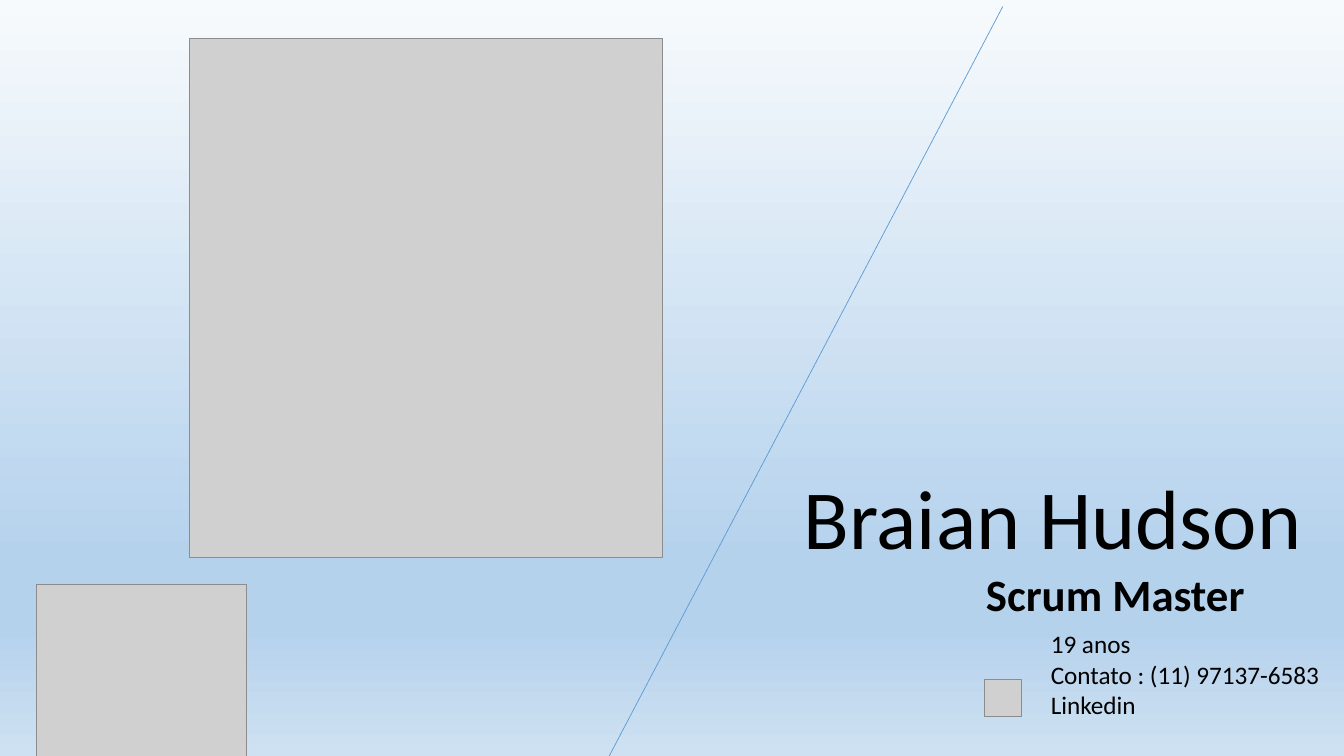
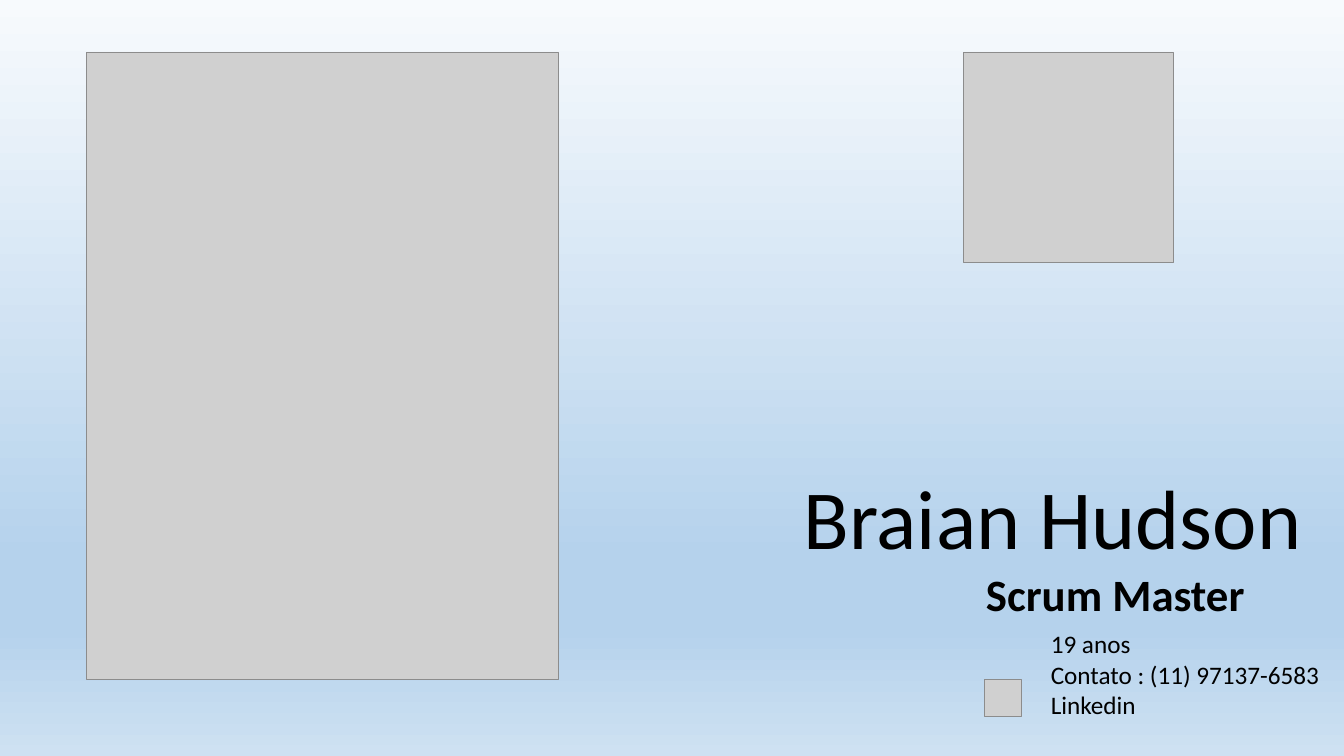
Before and after one commit to evelynsantosbandtec/site-pessoal, a slide deck: slide 3 of contato atualizado/pweveling.pptx. Drawn at 1344x756 pixels with LibreOffice and Linux fonts; fonts in the diff are those of the drawing; grey boxes stand for pictures. Boxes give left, top, right and bottom in pixels: in the first picture for what was removed or moved away, otherwise in the second. Text is boxed around its words. In the diff, an @@ line names an element or a change of style, - is before the commit and + after.

```diff
--- a/contato atualizado/pweveling.pptx
+++ b/contato atualizado/pweveling.pptx
@@ line removed from (1003, 6) to (606, 756) @@
@@ picture: place and size @@
-picture at <box>190,39,662,558</box>
+picture at <box>87,52,560,680</box>
@@ picture: place and size @@
-picture at <box>36,585,246,756</box>
+picture at <box>964,52,1174,262</box>
```
Also in this commit, not shown: 2 other slides changed, 6 other files.
